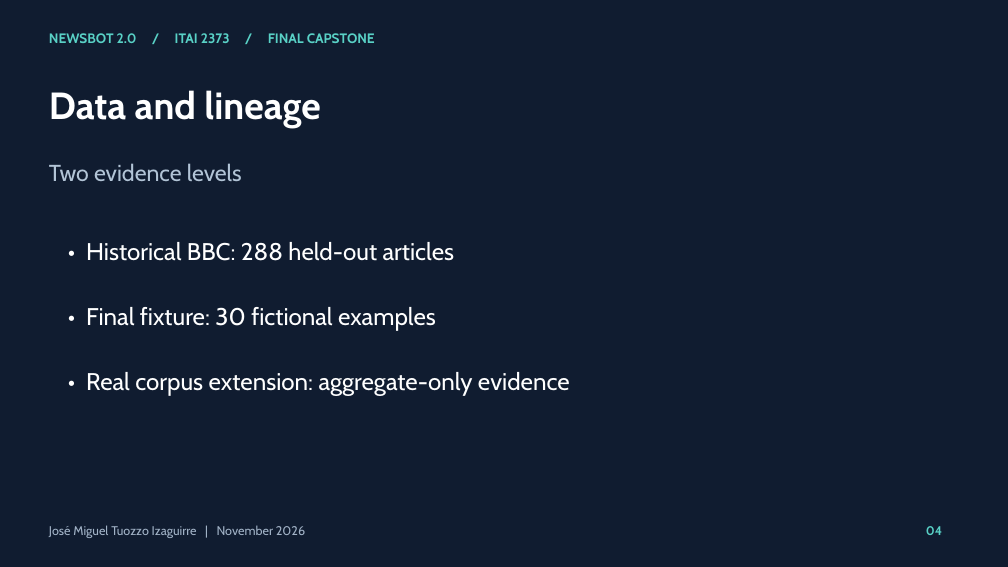
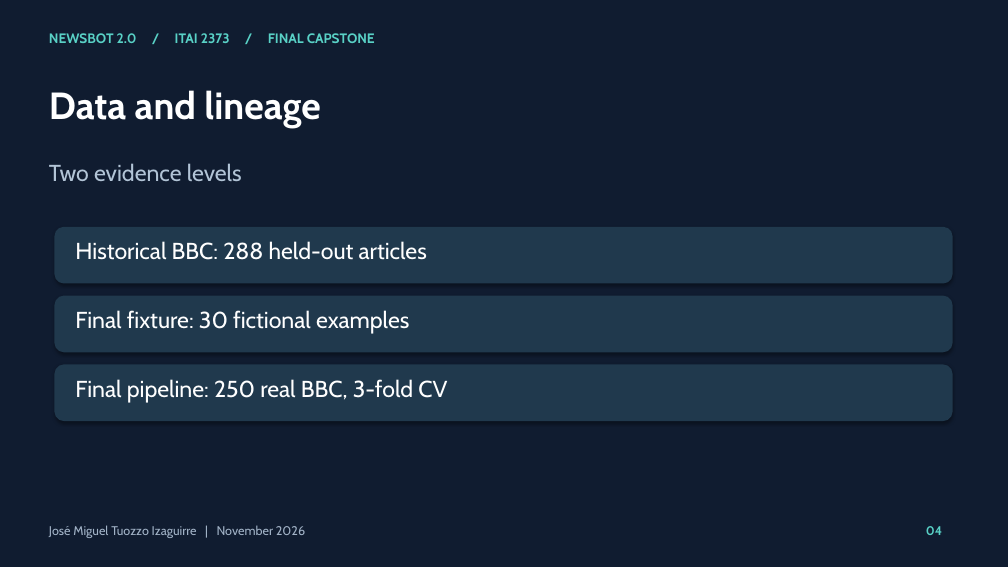
Before and after one commit to jtuozzo1616/Final-Jose-Group-NewsBot-Intelligence-System, a slide deck: slide 4 of final-newsbot-2.0/reports/presentation.pptx. Drawn at 1008x567 pixels with LibreOffice and Linux fonts; fonts in the diff are those of the drawing. Boxes give left, top, right and bottom in pixels: in the first picture for what was removed or moved away, otherwise in the second. Text is boxed around its words. In the diff, an @@ line names an element or a change of style, - is before the commit and + after.

```diff
--- a/final-newsbot-2.0/reports/presentation.pptx
+++ b/final-newsbot-2.0/reports/presentation.pptx
@@ rounded rectangle added at <box>54,227,953,284</box>, fill #20394D @@
@@ text at <box>75,241,427,260</box>: text changed; size 23 to 22 pt @@
-• Historical BBC: 288 held-out articles
+Historical BBC: 288 held-out articles
@@ rounded rectangle added at <box>54,296,953,352</box>, fill #20394D @@
@@ text at <box>75,310,409,334</box>: text changed; size 23 to 22 pt @@
-• Final fixture: 30 fictional examples
+Final fixture: 30 fictional examples
@@ rounded rectangle added at <box>54,364,953,421</box>, fill #20394D @@
@@ text added at <box>75,379,447,403</box>, 22 pt, text #FFFFFF @@
+Final pipeline: 250 real BBC, 3-fold CV
@@ text removed at <box>86,372,570,396</box> @@
-• Real corpus extension: aggregate-only evidence
```
Also in this commit, not shown: 17 other slides changed, 16 other files.
